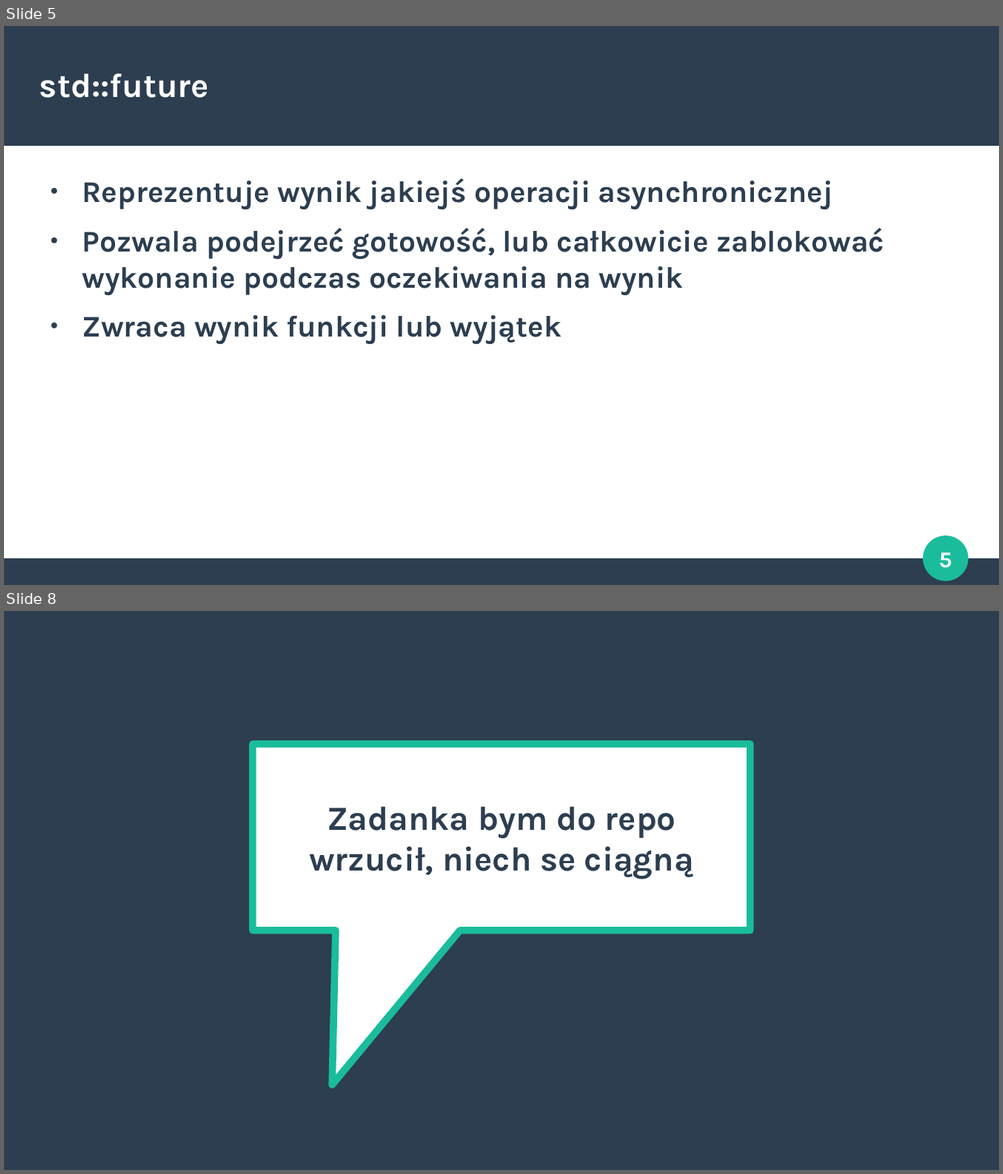
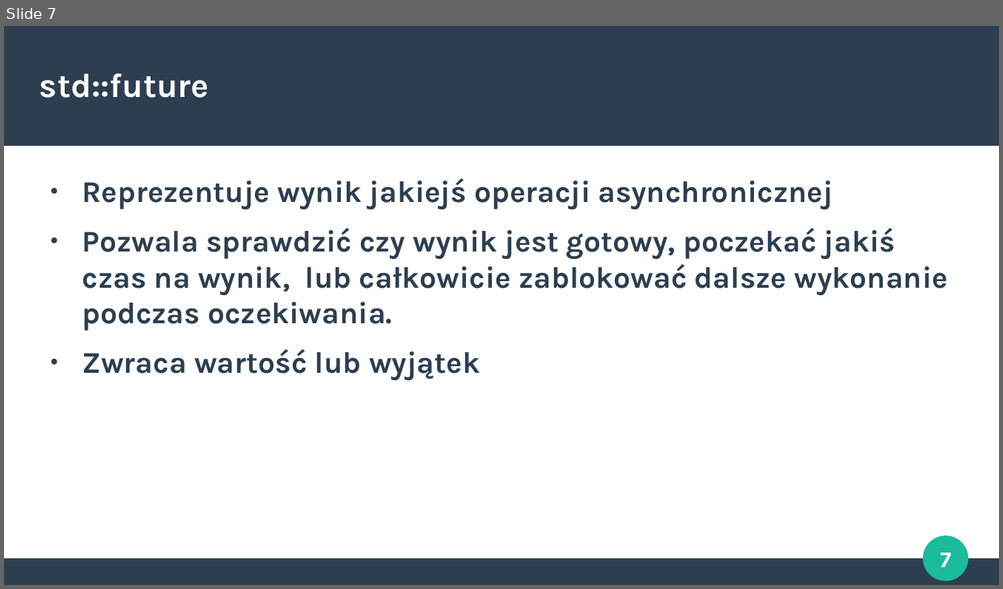
Before and after one commit to Crustacean1/Nitkowce, a slide deck: Prezka/Threads.odp. Shown one above the other, each under a label of ours: slides 5 and 8 before the commit, slide 7 after it; the slides between them are not shown. The pictures are 1003x1174 and 1003x589 pixels, drawn with LibreOffice and Linux fonts; fonts in the diff are those of the drawing. Boxes give left, top, right and bottom in pixels: in the first picture for what was removed or moved away, otherwise in the second. Text is boxed around its words. In the diff, an @@ line names an element or a change of style, - is before the commit and + after.

```diff
--- a/Prezka/Threads.odp
+++ b/Prezka/Threads.odp
@@ slide 8 removed at (x1=4, y1=611, x2=999, y2=1170), background #FFFFFF @@
@@ rectangle removed at (x1=4, y1=611, x2=999, y2=1170) @@
@@ speech box removed at (x1=253, y1=745, x2=751, y2=931) @@
@@ title removed at (x1=309, y1=806, x2=694, y2=880) @@
-Zadanka bym do repo wrzucił, niech se ciągną
@@ what was slide 5 is now slide 7 @@
@@ slide 7 changed as well @@
@@ text at (x1=82, y1=228, x2=948, y2=380): text changed @@
-● Pozwala podejrzeć gotowość, lub całkowicie zablokować wykonanie podczas oczekiwania na wynik
-● Zwraca wynik funkcji lub wyjątek
+● Pozwala sprawdzić czy wynik jest gotowy, poczekać jakiś czas na wynik, lub całkowicie zablokować dalsze wykonanie podczas oczekiwania.
+● Zwraca wartość lub wyjątek
@@ page number at (x1=939, y1=553, x2=950, y2=568): text changed @@
-5
+7
```
Also in this commit, not shown: 4 other slides changed, 9 slides added, 2 other slides removed.
